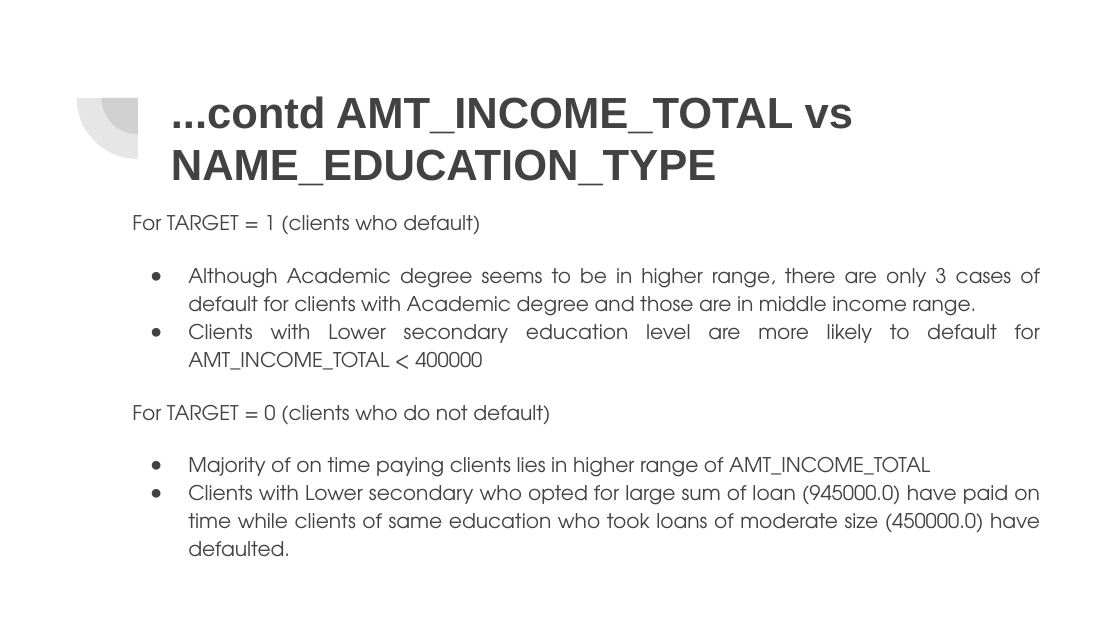
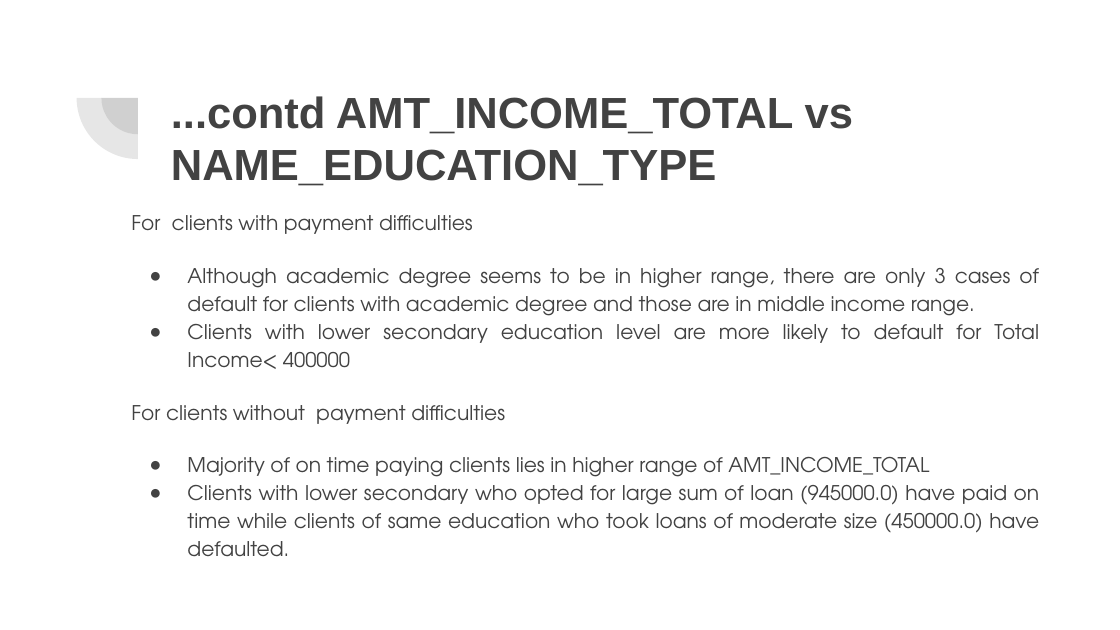
Before and after one commit to acamit/DataScience, a slide deck: slide 10 of Exploratory Data Analysis/Case Study/EDA Case Study -Bank Loan.pptx (slide 8 before the commit). Drawn at 1120x630 pixels with LibreOffice and Linux fonts; fonts in the diff are those of the drawing. Boxes give left, top, right and bottom in pixels: in the first picture for what was removed or moved away, otherwise in the second. Text is boxed around its words. In the diff, an @@ line names an element or a change of style, - is before the commit and + after.

Commit message:
ppt update

```diff
--- a/Exploratory Data Analysis/Case Study/EDA Case Study -Bank Loan.pptx
+++ b/Exploratory Data Analysis/Case Study/EDA Case Study -Bank Loan.pptx
@@ text at bbox=[131, 215, 1039, 424]: text changed @@
-For TARGET = 1 (clients who default)
-● Although Academic degree seems to be in higher range, there are only 3 cases of default for clients with Academic degree and those are in middle income range.
-● Clients with Lower secondary education level are more likely to default for AMT_INCOME_TOTAL < 400000
-For TARGET = 0 (clients who do not default)
+For clients with payment difficulties
+● Although academic degree seems to be in higher range, there are only 3 cases of default for clients with academic degree and those are in middle income range.
+● Clients with lower secondary education level are more likely to default for Total Income< 400000
+For clients without payment difficulties
@@ text at bbox=[187, 485, 1040, 557]: text changed @@
-● Clients with Lower secondary who opted for large sum of loan (945000.0) have paid on time while clients of same education who took loans of moderate size (450000.0) have defaulted.
+● Clients with lower secondary who opted for large sum of loan (945000.0) have paid on time while clients of same education who took loans of moderate size (450000.0) have defaulted.
```
Also in this commit, not shown: 4 other slides changed, 4 slides added, 3 slides removed, 1 other file.
